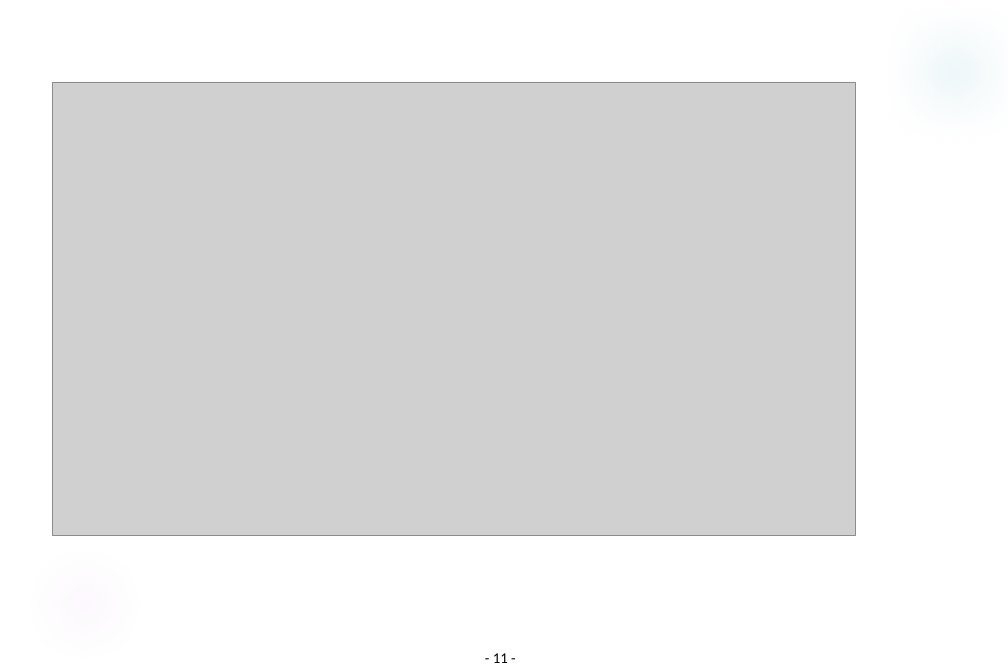
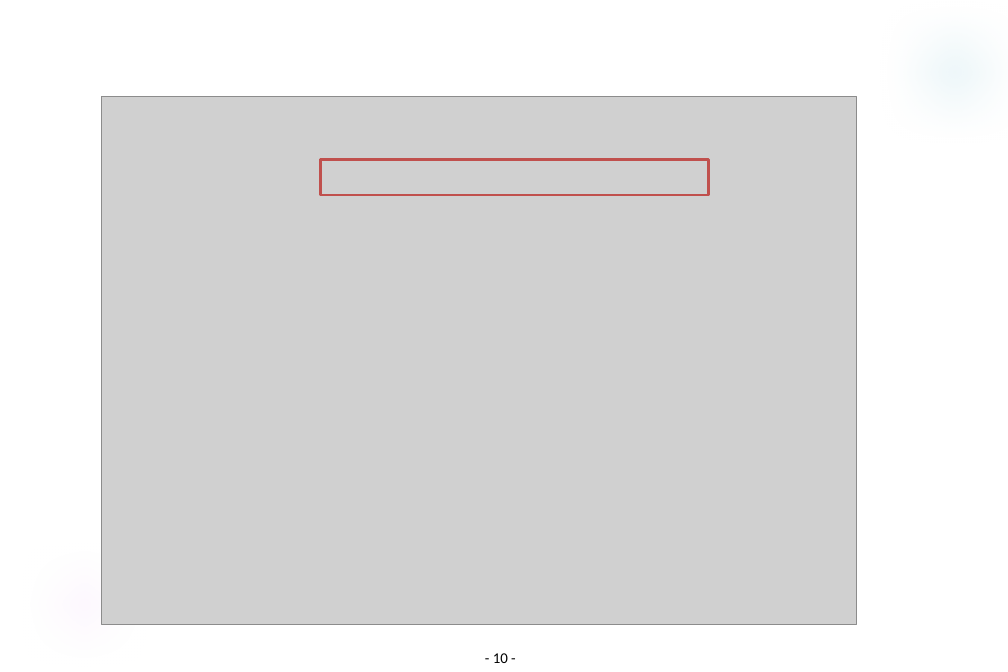
Before and after one commit to sunrin-android/Workbooks, a slide deck: slide 10 of 안드로이드13_(스레드핸들러).pptx (slide 11 before the commit). Drawn at 1008x672 pixels with LibreOffice and Linux fonts; fonts in the diff are those of the drawing; grey boxes stand for pictures; background and template pictures are left out. Boxes give left, top, right and bottom in pixels: in the first picture for what was removed or moved away, otherwise in the second. Text is boxed around its words. In the diff, an @@ line names an element or a change of style, - is before the commit and + after.

```diff
--- a/안드로이드13_(스레드핸들러).pptx
+++ b/안드로이드13_(스레드핸들러).pptx
@@ picture: place and size @@
-picture at bbox=[53, 82, 856, 536]
+picture at bbox=[102, 96, 857, 625]
@@ rectangle added at bbox=[321, 159, 709, 194], outline #C0504D 2 pt @@
@@ page number at bbox=[493, 653, 508, 663]: text changed @@
-- 11 -
+- 10 -
```
Also in this commit, not shown: 15 other slides changed, 16 slides added, 3 slides removed.
